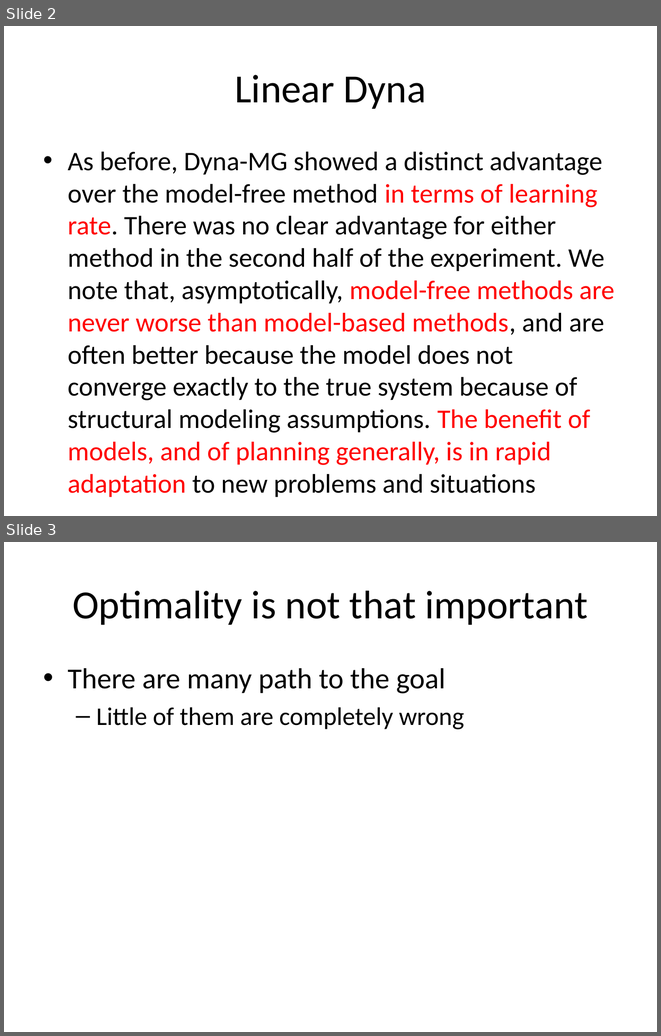
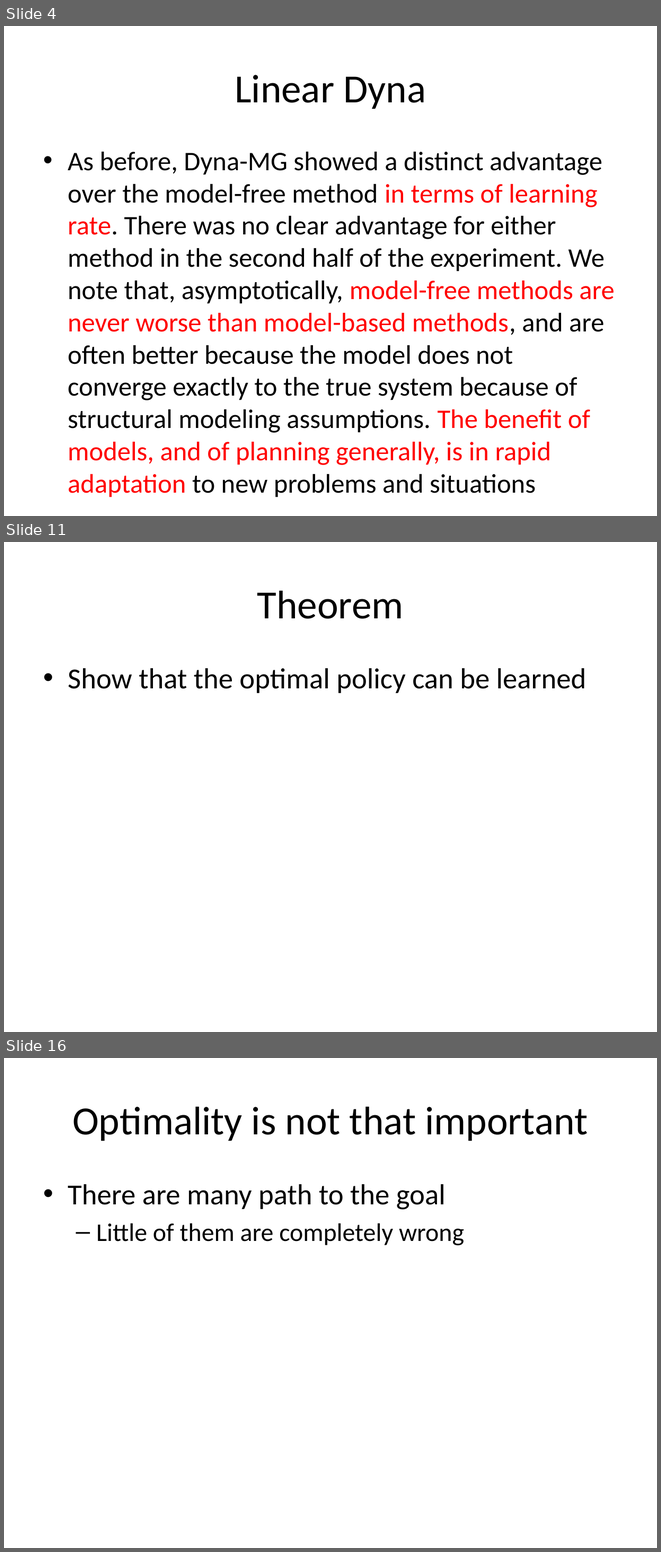
Before and after one commit to lono175/Thesis, a slide deck: OptimalPlanning.pptx. Shown one above the other, each under a label of ours: slides 2 and 3 before the commit, slides 4, 11 and 16 after it; the slides between them are not shown. The pictures are 661x1036 and 661x1552 pixels, drawn with LibreOffice and Linux fonts; fonts in the diff are those of the drawing. Boxes give left, top, right and bottom in pixels: in the first picture for what was removed or moved away, otherwise in the second. Text is boxed around its words. In the diff, an @@ line names an element or a change of style, - is before the commit and + after.

```diff
--- a/OptimalPlanning.pptx
+++ b/OptimalPlanning.pptx
@@ slide 11 added at box(4, 542, 657, 1032), background #FFFFFF @@
@@ title added at box(257, 590, 404, 619), 44 pt, text #000000 @@
+Theorem
@@ text added at box(68, 668, 586, 693), 32 pt, text #000000 @@
+• Show that the optimal policy can be learned
@@ what was slide 2 is now slide 4 @@
@@ what was slide 3 is now slide 16 @@
```
Also in this commit, not shown: 13 other slides added, 1 slide removed.
